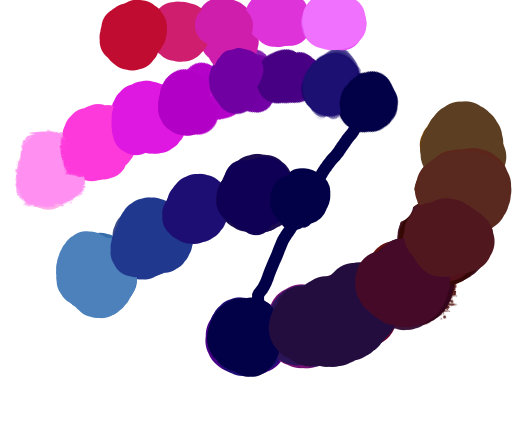
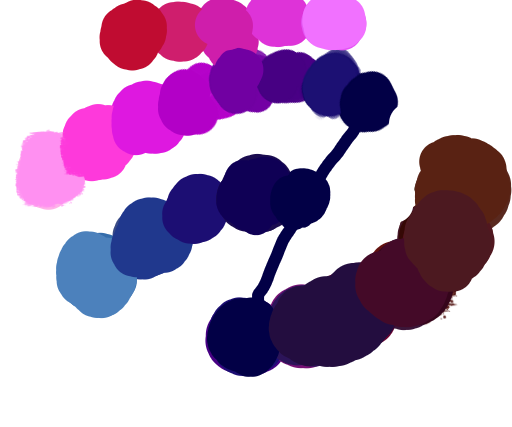
Layer changes from the first 512 x 427 image to the second:
painted on "Warstwa 2" over [389, 101, 511, 292]
